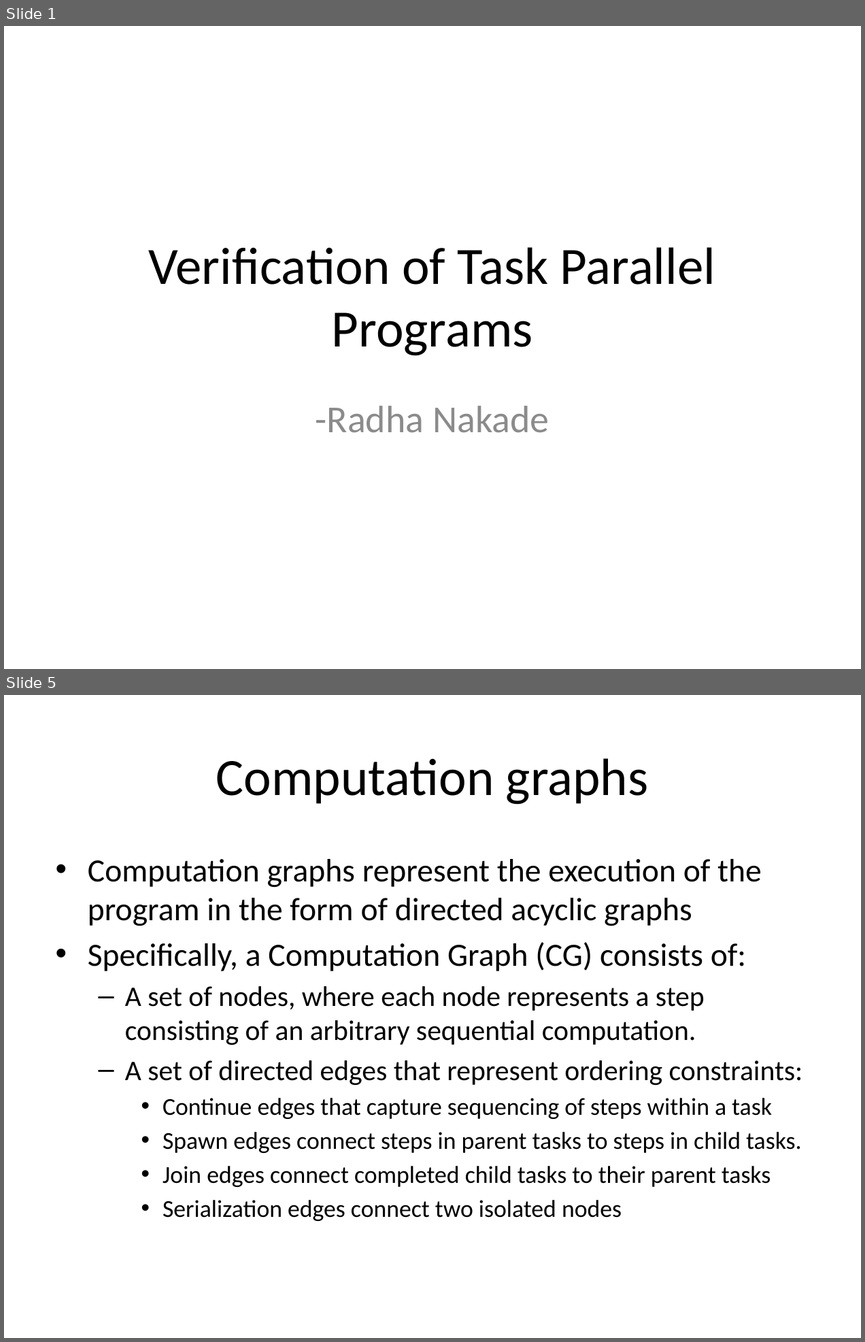
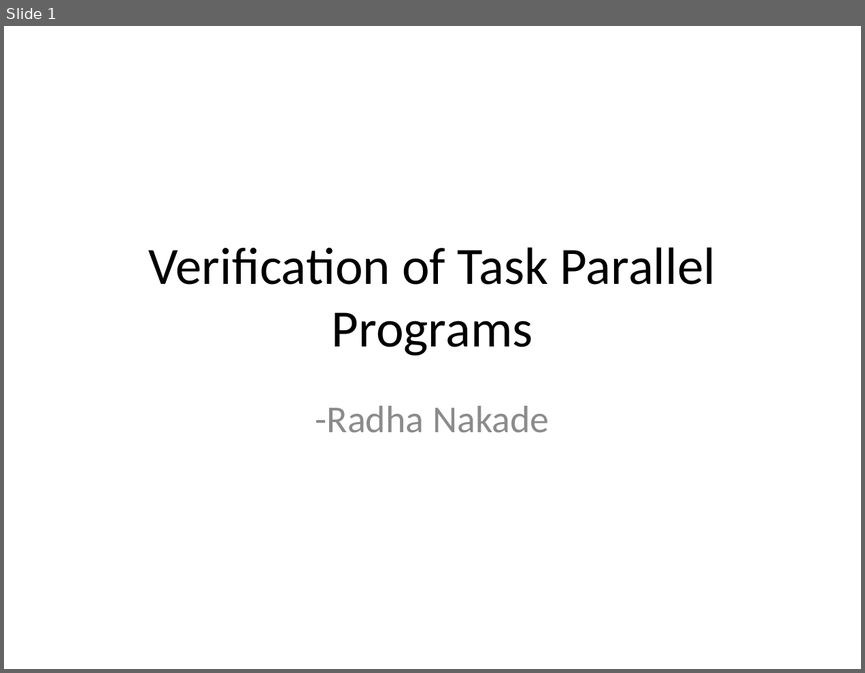
Before and after one commit to ericmercer/nakade-radha, a slide deck: proposal/ppt/SRC_2015.pptx. Shown one above the other, each under a label of ours: slides 1 and 5 before the commit, slide 1 after it; the slides between them are not shown. The pictures are 865x1342 and 865x673 pixels, drawn with LibreOffice and Linux fonts; fonts in the diff are those of the drawing. Boxes give left, top, right and bottom in pixels: in the first picture for what was removed or moved away, otherwise in the second. Text is boxed around its words. In the diff, an @@ line names an element or a change of style, - is before the commit and + after.

```diff
--- a/proposal/ppt/SRC_2015.pptx
+++ b/proposal/ppt/SRC_2015.pptx
@@ slide 5 removed at [4, 695, 861, 1338], background #FFFFFF @@
@@ title removed at [216, 758, 648, 804] @@
-Computation graphs
@@ text removed at [88, 859, 803, 1221] @@
-• Computation graphs represent the execution of the program in the form of directed acyclic graphs
-• Specifically, a Computation Graph (CG) consists of:
-  – A set of nodes, where each node represents a step consisting of an arbitrary sequential computation.
-  – A set of directed edges that represent ordering constraints:
-    • Continue edges that capture sequencing of steps within a task
-    • Spawn edges connect steps in parent tasks to steps in child tasks.
-    • Join edges connect completed child tasks to their parent tasks
-    • Serialization edges connect two isolated nodes
```
Also in this commit, not shown: 4 slides changed, 1 slide added.
